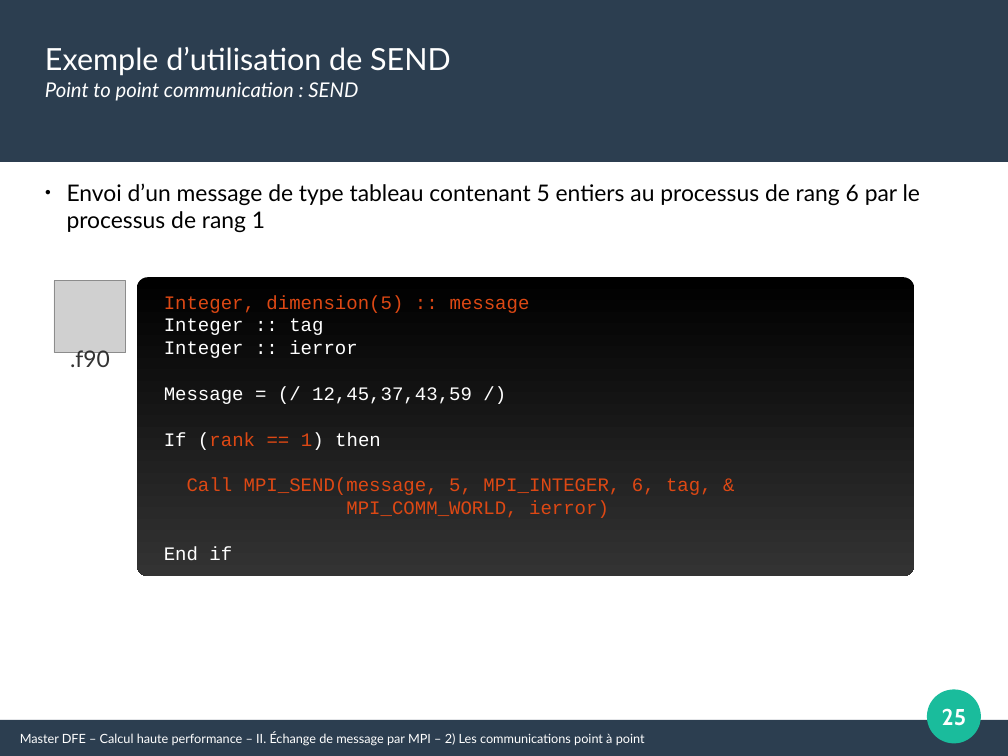
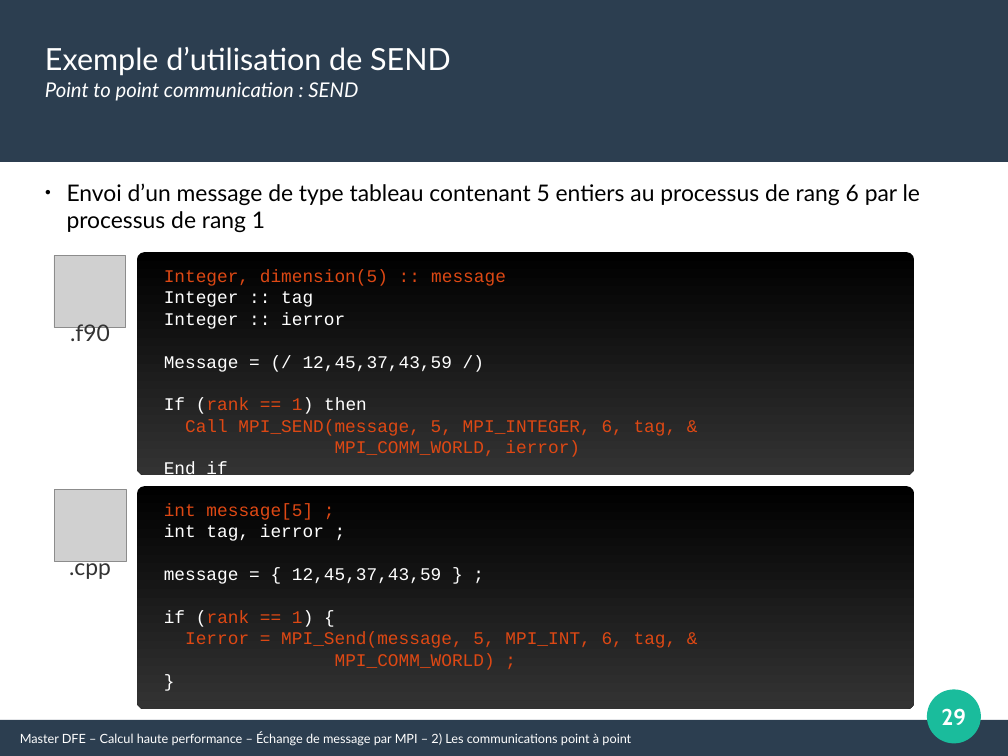
Before and after one commit to Maison-de-la-Simulation/HPC-DFE-Paris-Saclay, a slide deck: slide 29 of support/MPI.odp (slide 25 before the commit). Drawn at 1008x756 pixels with LibreOffice and Linux fonts; fonts in the diff are those of the drawing; grey boxes stand for pictures. Boxes give left, top, right and bottom in pixels: in the first picture for what was removed or moved away, otherwise in the second. Text is boxed around its words. In the diff, an @@ line names an element or a change of style, - is before the commit and + after.

```diff
--- a/support/MPI.odp
+++ b/support/MPI.odp
@@ picture: place and size @@
-picture at <box>54,281,126,353</box>
+picture at <box>54,256,126,328</box>
@@ rounded rectangle: place and size @@
-rounded rectangle at <box>137,277,915,576</box>
+rounded rectangle at <box>137,252,915,476</box>
@@ text "Integer, dimension(5) :: message": place and size @@
-text "Integer, dimension(5) :: message" at <box>164,295,712,561</box>
+text "Integer, dimension(5) :: message" at <box>164,270,677,480</box>
@@ text "Integer, dimension(5) :: message" at <box>164,270,677,480</box>: size 15 to 14 pt @@
@@ text ".f90": place and size @@
-text ".f90" at <box>70,347,110,367</box>
+text ".f90" at <box>70,324,110,341</box>
@@ picture added at <box>54,489,126,562</box> @@
@@ rounded rectangle added at <box>137,486,915,709</box>, fill gradient #000000 to #333333 @@
@@ text added at <box>164,504,677,670</box>, 14 pt, text #DD4814 @@
+int message[5] ;
+int tag, ierror ;
+message = { 12,45,37,43,59 } ;
+if (rank == 1) {
+Ierror = MPI_Send(message, 5, MPI_INT, 6, tag, &
+MPI_COMM_WORLD) ;
+}
@@ text added at <box>69,561,111,580</box>, 18 pt, text #333333 @@
+.cpp
@@ page number at <box>941,708,966,725</box>: text changed @@
-25
+29
@@ text at <box>20,732,631,746</box>: text changed @@
-Master DFE – Calcul haute performance – II. Échange de message par MPI – 2) Les communications point à point
+Master DFE – Calcul haute performance – Échange de message par MPI – 2) Les communications point à point
```
Also in this commit, not shown: 28 other slides changed, 7 slides added, 1 slide removed, 2 other files.
